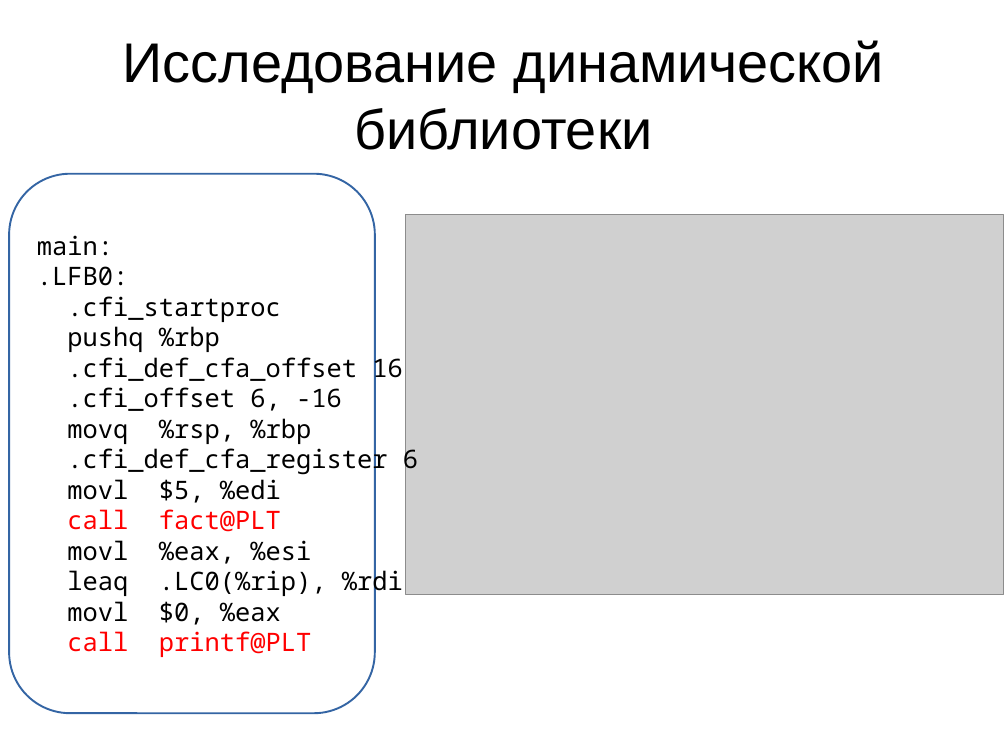
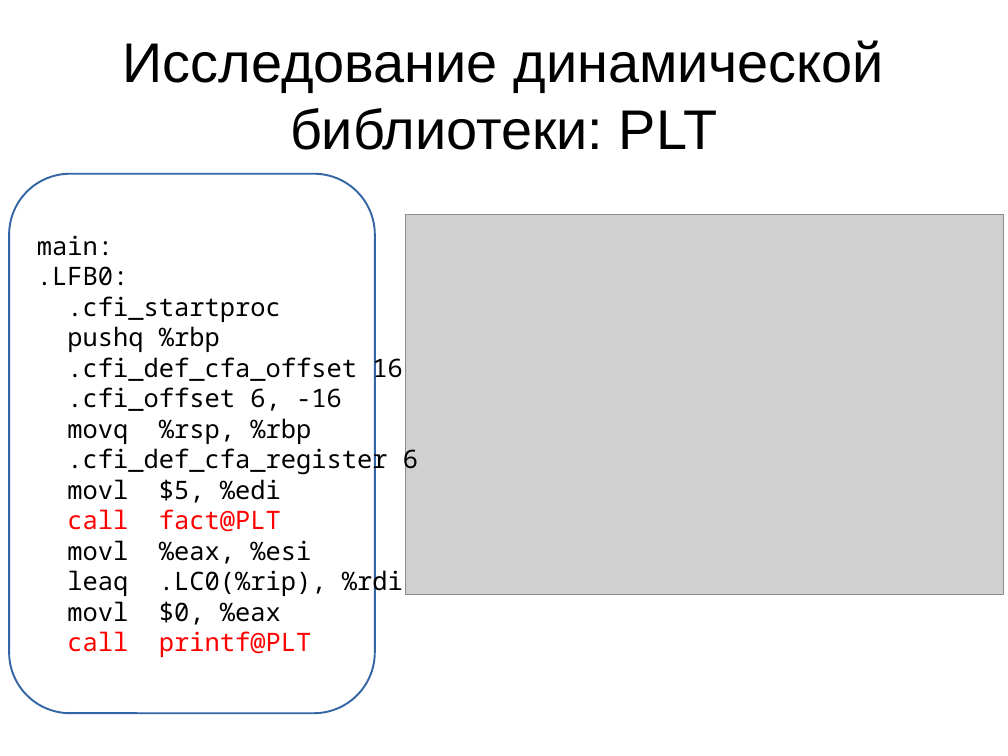
Before and after one commit to MIPT-ILab/cpp-lects-rus, a slide deck: slide 63 of other_lects/toolchain_lect/slides/toolchain_complete.odp (slide 55 before the commit). Drawn at 1008x756 pixels with LibreOffice and Linux fonts; fonts in the diff are those of the drawing; grey boxes stand for pictures. Boxes give left, top, right and bottom in pixels: in the first picture for what was removed or moved away, otherwise in the second. Text is boxed around its words. In the diff, an @@ line names an element or a change of style, - is before the commit and + after.

```diff
--- a/other_lects/toolchain_lect/slides/toolchain_complete.odp
+++ b/other_lects/toolchain_lect/slides/toolchain_complete.odp
@@ title at [123,40,884,150]: text changed @@
-Исследование динамической библиотеки
+Исследование динамической библиотеки: PLT
```
Also in this commit, not shown: 1 other slide changed, 29 slides added, 12 other files.
